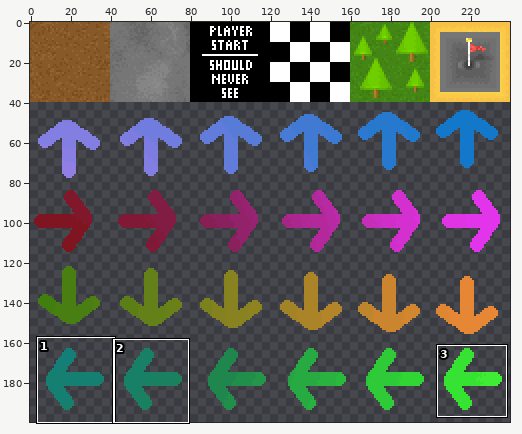
One commit to this sprite sheet: images/track_all_sheet.png. The first picture is a wide view before the edit; the outline marks the close-up.
Close-up. Before the commit:
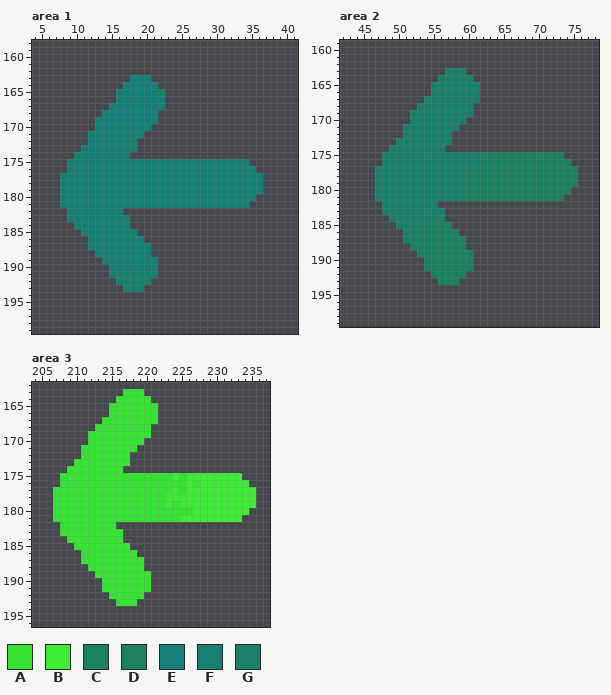
The file is 240x200 pixels. Pixels under 10% opacity are left out. Colours within 5 levels of each other are drawn and written as one. Shown: area 1: x 4..41, y 158..199; area 2: x 42..78, y 159..199; area 3: x 204..237, y 162..196. The commit also changed other parts of the picture, which this record leaves out.
Palette (. is transparent): A #36e333  B #3eeb35  C #1a8160  D #1c815a  E #147f78  F #157f72  G #188067
Pixels before, area 1, first column x 8:
163 ..........EEE................
164 .........EEEEE...............
165 ........EEEEEEF..............
166 ........EEEEEEE..............
167 .......EEEFEEEF..............
168 ......EEEEEEEE...............
169 .....EEEEEEEEF...............
170 .....EEFFEEEF................
171 ....EEEEEFFF.................
172 ....EEEFFFF..................
173 ...EEEFFFFF..................
174 ..FFFFFFFF...................
175 .FFFFFFFFFFFFFFFFFFFFFFFFFF..
176 .FFFFFFFFFFFFFFFFFFFFFFFFFFF.
177 FFFFFFFFFFFFFFFFFFFFFFFFFFFFF
178 FFFFFFFFFFFFFFFFFFFFFFFFFFFFF
179 FFFFFFFFFFFFFFFFFFFFFFFFFFFFF
180 FFFFFFFFFFFFFFFFFFFFFFFFFFFF.
181 FFFFFFFFFFFFFFFFFFFFFFFFFFF..
182 .FFFFFFFF....................
183 .FFFFFFFFF...................
184 ..FFFFFFFF...................
185 ...FFFFFFFF..................
186 ....FFFFFFFF.................
187 ....FFFFFFFFF................
188 .....FFFFFFFF................
189 ......FFFFFFFF...............
190 .......FFFFFGF...............
191 .......FGGGFGF...............
192 ........GGGGG................
193 .........GGG.................
Pixels before, area 2, first column x 47:
163 ..........GGG................
164 .........GGGGG...............
165 ........GGGGGGG..............
166 ........GGGGGGG..............
167 .......GGGGGGGG..............
168 ......GGGGGGGG...............
169 .....GGGGGGGGG...............
170 .....GGGGGGGG................
171 ....GGGGGGGG.................
172 ....GGGGGGG..................
173 ...GGGGGGGG..................
174 ..GGGGGGGG...................
175 .GGGGGGGGGGGGGGGCCCCCCCCCCD..
176 .GGGGGGGGGGGGGGCCGCCCCCCCCCD.
177 GGGGGGGGGGGGGCCCGCCCCCCCCCDDD
178 GGGGGGGGGGGGGCCCCCCCCCCCCCDDD
179 GGGGGGGGGGGCGCGCCCCCCCCCDDDDD
180 GGGGGGGGGGGGGCCCCCCCCCCCCDDD.
181 GGGGGGGGGGGGCCCCCCCCCCCCDDD..
182 .GGGGGGGG....................
183 .GGGGGGGGG...................
184 ..GGGGGGGC...................
185 ...GGGCCCGC..................
186 ....GGCCCCCC.................
187 ....GGGGCCCCC................
188 .....CGCCCCCC................
189 ......GCCCCCCC...............
190 .......CCCCCCC...............
191 .......CCCCCCC...............
192 ........CCCCC................
193 .........CCC.................
Pixels before, area 3, first column x 207:
163 ..........AAA................
164 .........AAAAA...............
165 ........AAAAAAA..............
166 ........AAAAAAA..............
167 .......AAAAAAAA..............
168 ......AAAAAAAA...............
169 .....AAAAAAAAA...............
170 .....AAAAAAAA................
171 ....AAAAAAAA.................
172 ....AAAAAAA..................
173 ...AAAAAAAA..................
174 ..AAAAAAAA...................
175 .AAAAAAAAAAAAAAAABABBBBBBBB..
176 .AAAAAAAAAAAAAAAAAABABBBBBBB.
177 AAAAAAAAAAAAAAAAABABBBBBBBBBB
178 AAAAAAAAAAAAAAAABBBBBBBBBBBBB
179 AAAAAAAAAAAAAAAABABBBBBBBBBBB
180 AAAAAAAAAAAAAAAAAAAABBBBBBBB.
181 AAAAAAAAAAAAAAAAAABBBBBBBBB..
182 .AAAAAAAA....................
183 .AAAAAAAAA...................
184 ..AAAAAAAA...................
185 ...AAAAAAAA..................
186 ....AAAAAAAA.................
187 ....AAAAAAAAA................
188 .....AAAAAAAA................
189 ......AAAAAAAA...............
190 .......AAAAAAA...............
191 .......AAAAAAA...............
192 ........AAAAA................
193 .........AAA.................
After the commit:
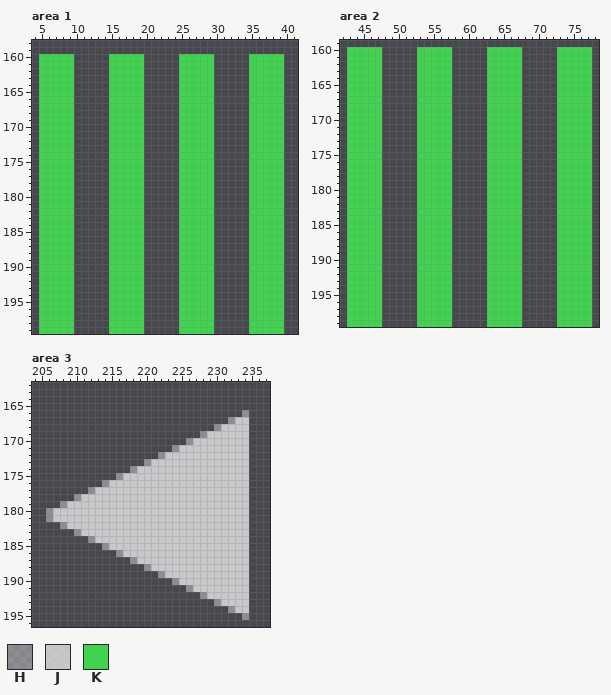
Colours new in this view: H #ffffff62  J #ffffffb3  K #40d350
Change:
Changed rows in their new state; - is an unchanged pixel.
Area 1:
first column x 5:
160 KKKKK-----KKKKK-----KKKKK-----KKKKK
161 KKKKK-----KKKKK-----KKKKK-----KKKKK
162 KKKKK-----KKKKK-----KKKKK-----KKKKK
163 KKKKK-----KKKKK.----KKKKK-----KKKKK
164 KKKKK-----KKKKK..---KKKKK-----KKKKK
165 KKKKK-----KKKKK...--KKKKK-----KKKKK
166 KKKKK-----KKKKK...--KKKKK-----KKKKK
167 KKKKK-----KKKKK...--KKKKK-----KKKKK
168 KKKKK----.KKKKK..---KKKKK-----KKKKK
169 KKKKK---..KKKKK..---KKKKK-----KKKKK
170 KKKKK---..KKKKK.----KKKKK-----KKKKK
171 KKKKK--...KKKKK-----KKKKK-----KKKKK
172 KKKKK--...KKKKK-----KKKKK-----KKKKK
173 KKKKK-....KKKKK-----KKKKK-----KKKKK
174 KKKKK.....KKKKK-----KKKKK-----KKKKK
175 KKKKK.....KKKKK.....KKKKK.....KKKKK
176 KKKKK.....KKKKK.....KKKKK.....KKKKK
177 KKKKK.....KKKKK.....KKKKK.....KKKKK
178 KKKKK.....KKKKK.....KKKKK.....KKKKK
179 KKKKK.....KKKKK.....KKKKK.....KKKKK
180 KKKKK.....KKKKK.....KKKKK.....KKKKK
181 KKKKK.....KKKKK.....KKKKK.....KKKKK
182 KKKKK.....KKKKK-----KKKKK-----KKKKK
183 KKKKK.....KKKKK-----KKKKK-----KKKKK
184 KKKKK.....KKKKK-----KKKKK-----KKKKK
185 KKKKK-....KKKKK-----KKKKK-----KKKKK
186 KKKKK--...KKKKK-----KKKKK-----KKKKK
187 KKKKK--...KKKKK.----KKKKK-----KKKKK
188 KKKKK---..KKKKK.----KKKKK-----KKKKK
189 KKKKK----.KKKKK..---KKKKK-----KKKKK
190 KKKKK-----KKKKK..---KKKKK-----KKKKK
191 KKKKK-----KKKKK..---KKKKK-----KKKKK
192 KKKKK-----KKKKK.----KKKKK-----KKKKK
193 KKKKK-----KKKKK-----KKKKK-----KKKKK
194 KKKKK-----KKKKK-----KKKKK-----KKKKK
195 KKKKK-----KKKKK-----KKKKK-----KKKKK
196 KKKKK-----KKKKK-----KKKKK-----KKKKK
197 KKKKK-----KKKKK-----KKKKK-----KKKKK
198 KKKKK-----KKKKK-----KKKKK-----KKKKK
199 KKKKK-----KKKKK-----KKKKK-----KKKKK
Area 2:
first column x 43:
160 KKKKK-----KKKKK-----KKKKK-----KKKKK
161 KKKKK-----KKKKK-----KKKKK-----KKKKK
162 KKKKK-----KKKKK-----KKKKK-----KKKKK
163 KKKKK-----KKKKK..---KKKKK-----KKKKK
164 KKKKK-----KKKKK...--KKKKK-----KKKKK
165 KKKKK-----KKKKK....-KKKKK-----KKKKK
166 KKKKK-----KKKKK....-KKKKK-----KKKKK
167 KKKKK-----KKKKK....-KKKKK-----KKKKK
168 KKKKK-----KKKKK...--KKKKK-----KKKKK
169 KKKKK----.KKKKK...--KKKKK-----KKKKK
170 KKKKK----.KKKKK..---KKKKK-----KKKKK
171 KKKKK---..KKKKK.----KKKKK-----KKKKK
172 KKKKK---..KKKKK-----KKKKK-----KKKKK
173 KKKKK--...KKKKK-----KKKKK-----KKKKK
174 KKKKK-....KKKKK-----KKKKK-----KKKKK
175 KKKKK.....KKKKK.....KKKKK.....KKKKK
176 KKKKK.....KKKKK.....KKKKK.....KKKKK
177 KKKKK.....KKKKK.....KKKKK.....KKKKK
178 KKKKK.....KKKKK.....KKKKK.....KKKKK
179 KKKKK.....KKKKK.....KKKKK.....KKKKK
180 KKKKK.....KKKKK.....KKKKK.....KKKKK
181 KKKKK.....KKKKK.....KKKKK.....KKKKK
182 KKKKK.....KKKKK-----KKKKK-----KKKKK
183 KKKKK.....KKKKK-----KKKKK-----KKKKK
184 KKKKK-....KKKKK-----KKKKK-----KKKKK
185 KKKKK--...KKKKK-----KKKKK-----KKKKK
186 KKKKK---..KKKKK.----KKKKK-----KKKKK
187 KKKKK---..KKKKK..---KKKKK-----KKKKK
188 KKKKK----.KKKKK..---KKKKK-----KKKKK
189 KKKKK-----KKKKK...--KKKKK-----KKKKK
190 KKKKK-----KKKKK...--KKKKK-----KKKKK
191 KKKKK-----KKKKK...--KKKKK-----KKKKK
192 KKKKK-----KKKKK..---KKKKK-----KKKKK
193 KKKKK-----KKKKK.----KKKKK-----KKKKK
194 KKKKK-----KKKKK-----KKKKK-----KKKKK
195 KKKKK-----KKKKK-----KKKKK-----KKKKK
196 KKKKK-----KKKKK-----KKKKK-----KKKKK
197 KKKKK-----KKKKK-----KKKKK-----KKKKK
198 KKKKK-----KKKKK-----KKKKK-----KKKKK
199 KKKKK-----KKKKK-----KKKKK-----KKKKK
Area 3:
first column x 206:
163 -----------...----------------
164 ----------.....---------------
165 ---------.......--------------
166 ---------.......------------H-
167 --------........----------HJJ-
168 -------........---------HJJJJ-
169 ------.........-------HJJJJJJ-
170 ------........------HJJJJJJJJ-
171 -----........-----HJJJJJJJJJJ-
172 -----.......----HJJJJJJJJJJJJ-
173 ----........--HJJJJJJJJJJJJJJ-
174 ---........-HJJJJJJJJJJJJJJJJ-
175 --........HJJJJJJJJJJJJJJJJJJ-
176 --......HJJJJJJJJJJJJJJJJJJJJ-
177 -.....HJJJJJJJJJJJJJJJJJJJJJJ.
178 -...HJJJJJJJJJJJJJJJJJJJJJJJJ.
179 -.HJJJJJJJJJJJJJJJJJJJJJJJJJJ.
180 HJJJJJJJJJJJJJJJJJJJJJJJJJJJJ-
181 HJJJJJJJJJJJJJJJJJJJJJJJJJJJJ-
182 --HJJJJJJJJJJJJJJJJJJJJJJJJJJ-
183 --..HJJJJJJJJJJJJJJJJJJJJJJJJ-
184 ---...HJJJJJJJJJJJJJJJJJJJJJJ-
185 ----....HJJJJJJJJJJJJJJJJJJJJ-
186 -----.....HJJJJJJJJJJJJJJJJJJ-
187 -----.......HJJJJJJJJJJJJJJJJ-
188 ------........HJJJJJJJJJJJJJJ-
189 -------........-HJJJJJJJJJJJJ-
190 --------.......---HJJJJJJJJJJ-
191 --------.......-----HJJJJJJJJ-
192 ---------.....--------HJJJJJJ-
193 ----------...-----------HJJJJ-
194 --------------------------HJJ-
195 ----------------------------H-
Changed places in both close-ups, as pixel boxes (x1, y1, x2, y2):
changed: (39, 54, 284, 334)
changed: (347, 47, 592, 327)
changed: (46, 389, 256, 620)
